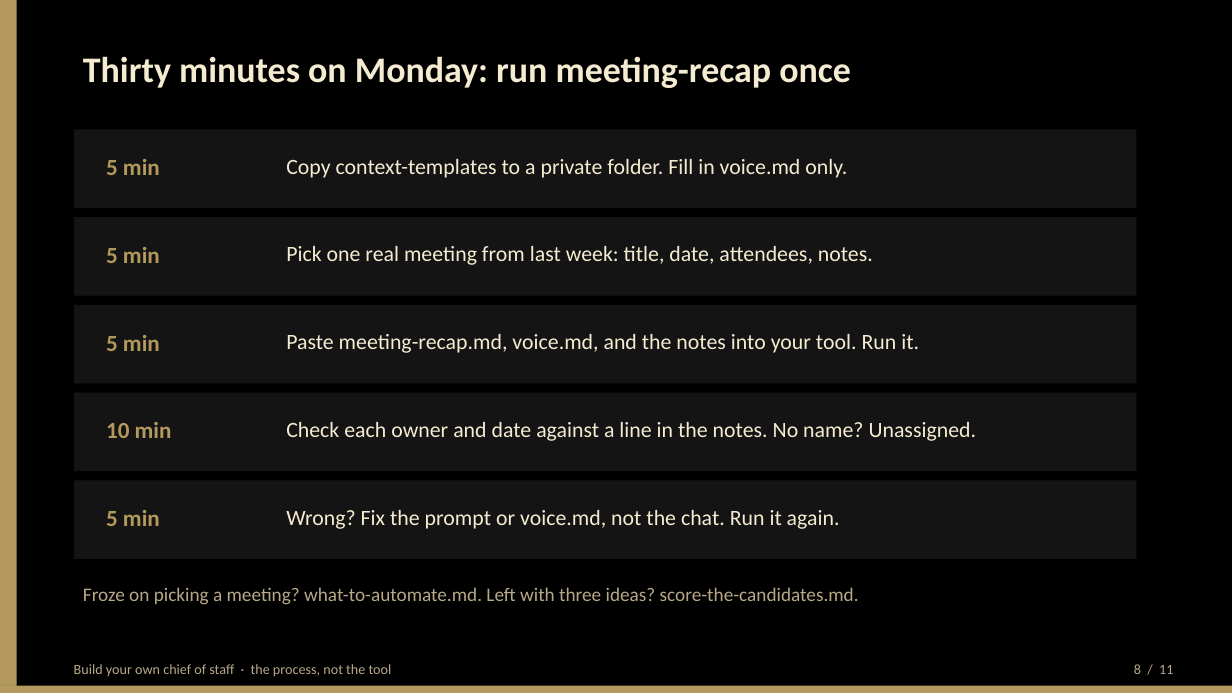
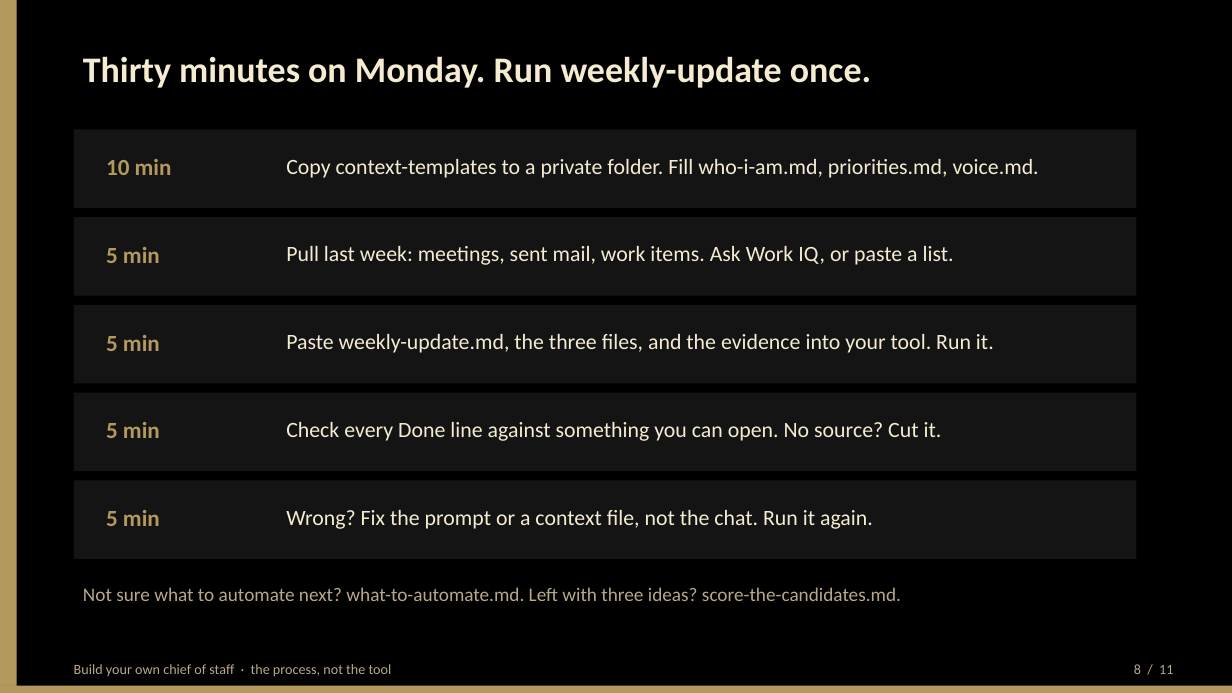
Before and after one commit to BittahCriminal/build-your-own-chief-of-staff, a slide deck: slide 8 of slides/building-your-own-chief-of-staff.pptx. Drawn at 1232x693 pixels with LibreOffice and Linux fonts; fonts in the diff are those of the drawing. Boxes give left, top, right and bottom in pixels: in the first picture for what was removed or moved away, otherwise in the second. Text is boxed around its words. In the diff, an @@ line names an element or a change of style, - is before the commit and + after.

```diff
--- a/slides/building-your-own-chief-of-staff.pptx
+++ b/slides/building-your-own-chief-of-staff.pptx
@@ text at [83, 56, 871, 88]: text changed @@
-Thirty minutes on Monday: run meeting-recap once
+Thirty minutes on Monday. Run weekly-update once.
@@ text at [106, 159, 172, 175]: text changed @@
-5 min
+10 min
@@ text at [286, 159, 1039, 178]: text changed @@
-Copy context-templates to a private folder. Fill in voice.md only.
+Copy context-templates to a private folder. Fill who-i-am.md, priorities.md, voice.md.
@@ text at [286, 246, 954, 265]: text changed @@
-Pick one real meeting from last week: title, date, attendees, notes.
+Pull last week: meetings, sent mail, work items. Ask Work IQ, or paste a list.
@@ text at [286, 334, 994, 353]: text changed @@
-Paste meeting-recap.md, voice.md, and the notes into your tool. Run it.
+Paste weekly-update.md, the three files, and the evidence into your tool. Run it.
@@ text at [106, 422, 160, 438]: text changed @@
-10 min
+5 min
@@ text at [286, 422, 942, 441]: text changed @@
-Check each owner and date against a line in the notes. No name? Unassigned.
+Check every Done line against something you can open. No source? Cut it.
@@ text at [286, 510, 873, 529]: text changed @@
-Wrong? Fix the prompt or voice.md, not the chat. Run it again.
+Wrong? Fix the prompt or a context file, not the chat. Run it again.
@@ text at [83, 587, 901, 601]: text changed @@
-Froze on picking a meeting? what-to-automate.md. Left with three ideas? score-the-candidates.md.
+Not sure what to automate next? what-to-automate.md. Left with three ideas? score-the-candidates.md.
```
Also in this commit, not shown: 10 other slides changed, 8 other files.
